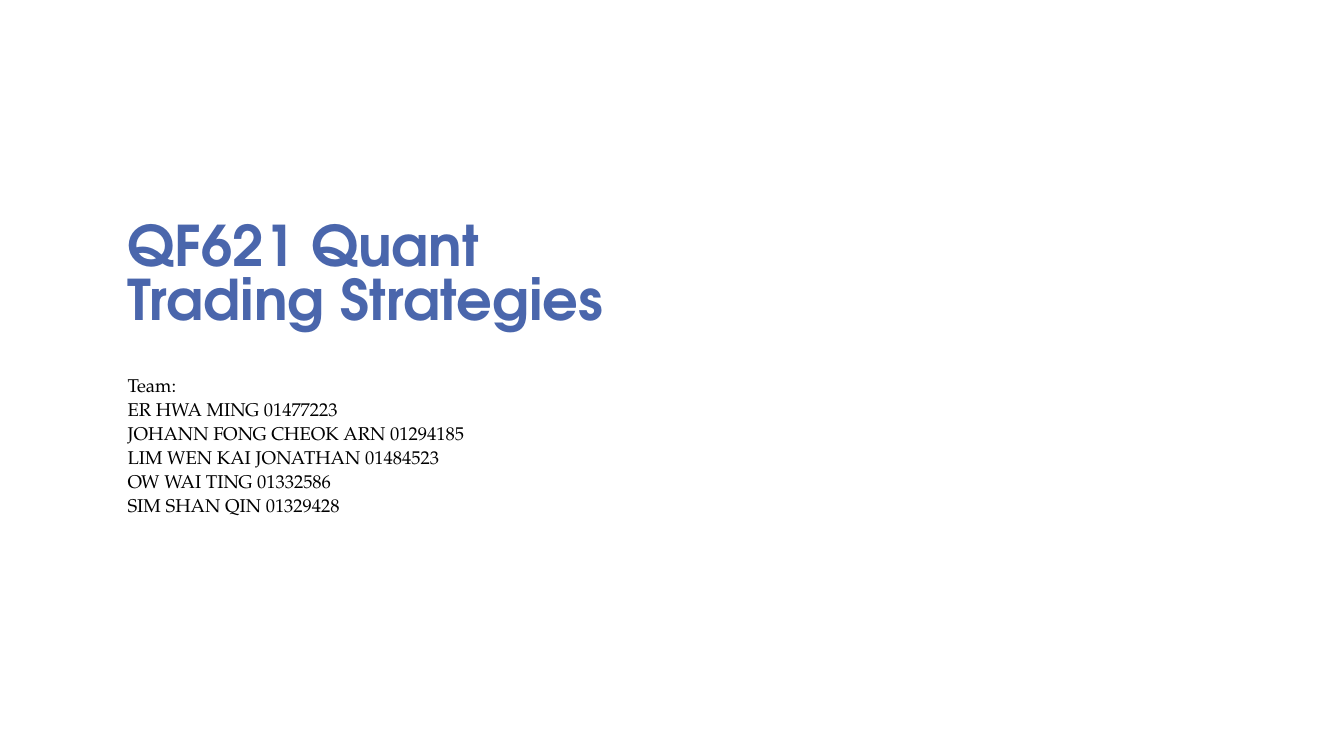
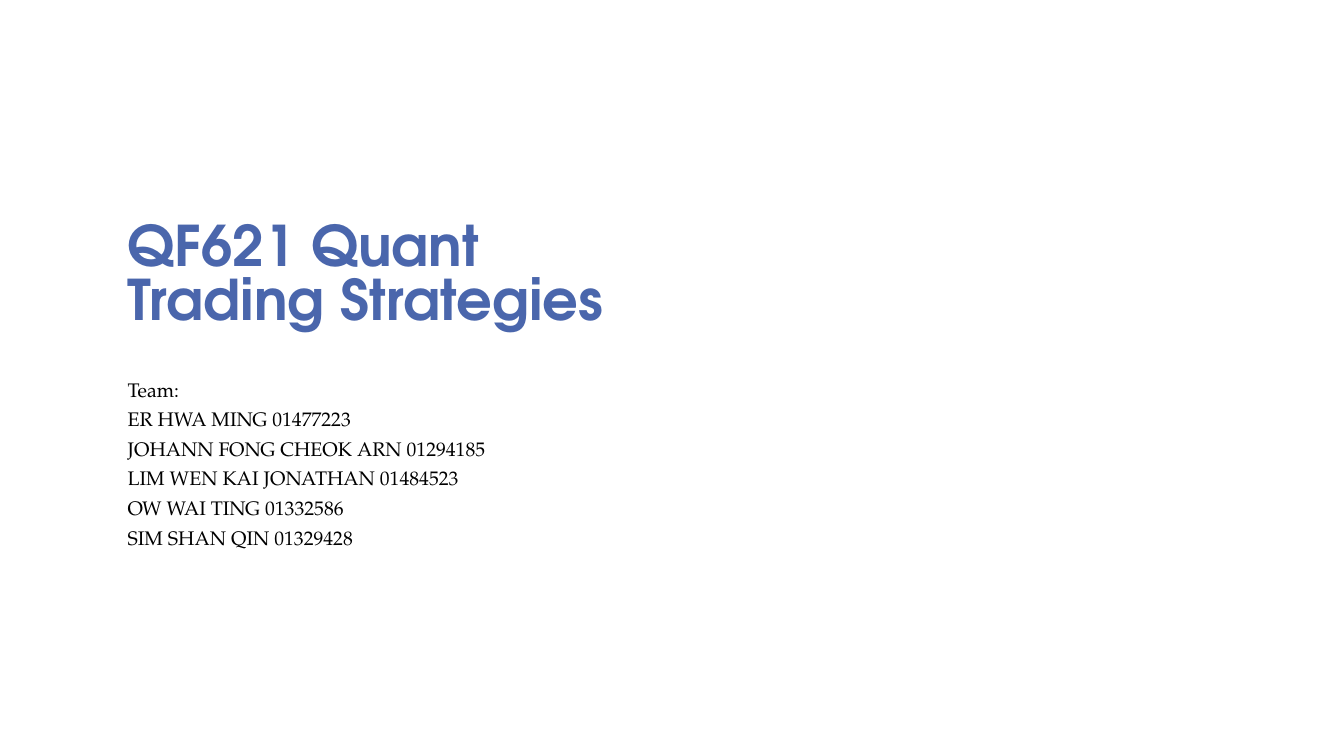
Before and after one commit to HHH0808/SMU-QTS, a slide deck: slide 1 of QTS project presentation.pptx. Drawn at 1344x756 pixels with LibreOffice and Linux fonts; fonts in the diff are those of the drawing; background and template pictures are left out. Boxes give left, top, right and bottom in pixels: in the first picture for what was removed or moved away, otherwise in the second. Text is boxed around its words. In the diff, an @@ line names an element or a change of style, - is before the commit and + after.

```diff
--- a/QTS project presentation.pptx
+++ b/QTS project presentation.pptx
@@ subtitle "Team:" at box(128, 383, 486, 549): size 13.2 to 14 pt; line spacing 0.7 to 0.9 @@
```
Also in this commit, not shown: 4 other slides changed, 7 slides added, 5 slides removed.
